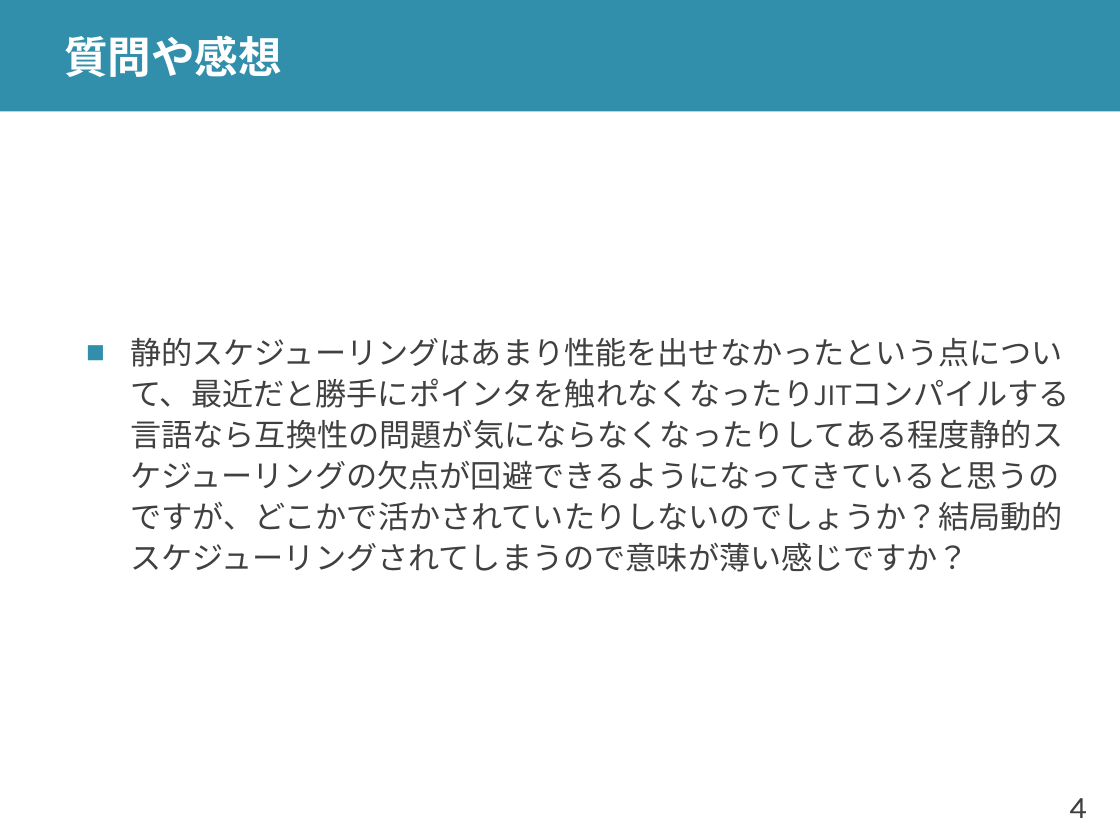
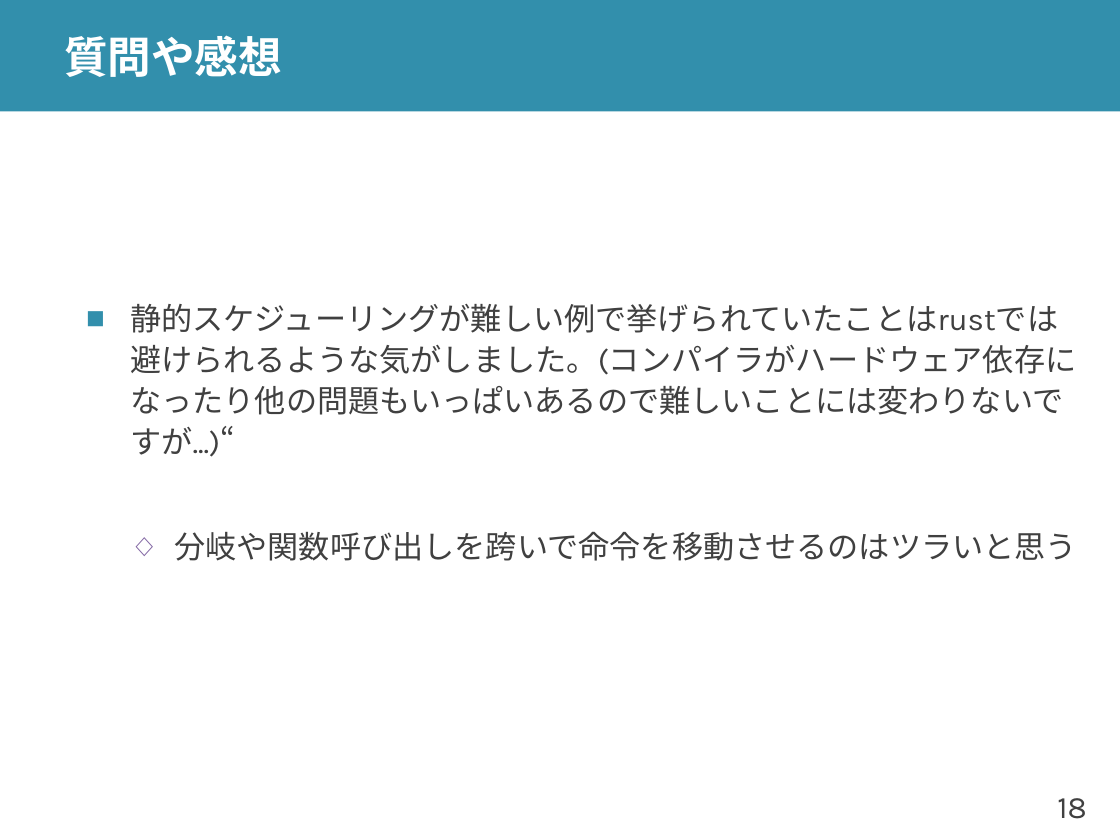
Before and after one commit to shioyadan/advanced-computer-organization, a slide deck: slide 18 of aco-shioya-09.pptx (slide 4 before the commit). Drawn at 1120x840 pixels with LibreOffice and Linux fonts; fonts in the diff are those of the drawing. Boxes give left, top, right and bottom in pixels: in the first picture for what was removed or moved away, otherwise in the second. Text is boxed around its words. In the diff, an @@ line names an element or a change of style, - is before the commit and + after.

```diff
--- a/aco-shioya-09.pptx
+++ b/aco-shioya-09.pptx
@@ text at [130, 304, 1077, 561]: text changed @@
-■ 静的スケジューリングはあまり性能を出せなかったという点について、最近だと勝手にポインタを触れなくなったりJITコンパイルする言語なら互換性の問題が気にならなくなったりしてある程度静的スケジューリングの欠点が回避できるようになってきていると思うのですが、どこかで活かされていたりしないのでしょうか？結局動的スケジューリングされてしまうので意味が薄い感じですか？
+■ 静的スケジューリングが難しい例で挙げられていたことはrustでは避けられるような気がしました。(コンパイラがハードウェア依存になったり他の問題もいっぱいあるので難しいことには変わりないですが...)“
+  ◇ 分岐や関数呼び出しを跨いで命令を移動させるのはツラいと思う
@@ page number at [1057, 798, 1086, 819]: text changed @@
-4
+18
```
Also in this commit, not shown: 12 other slides changed, 11 slides added, 3 slides removed, 2 other files.
